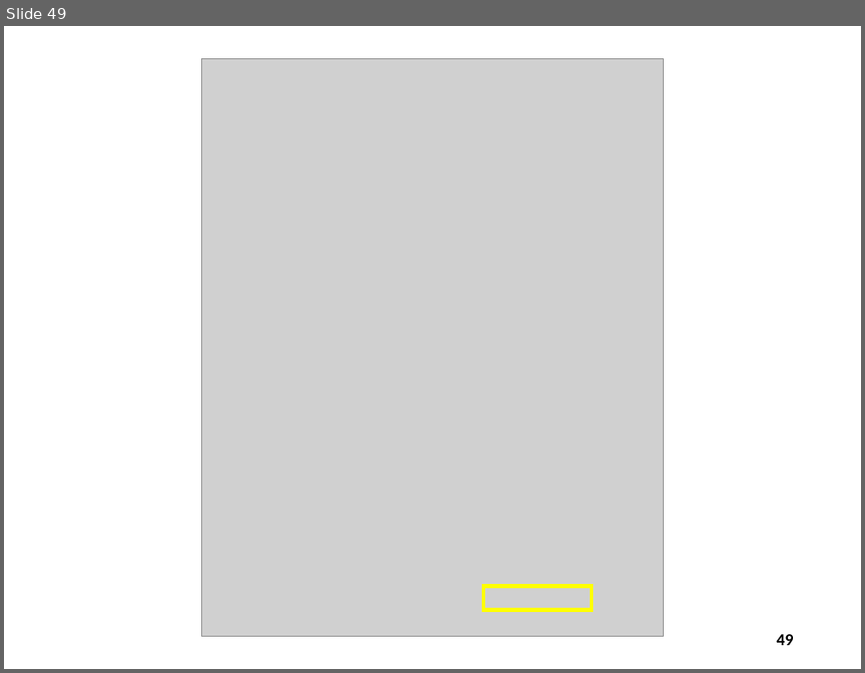
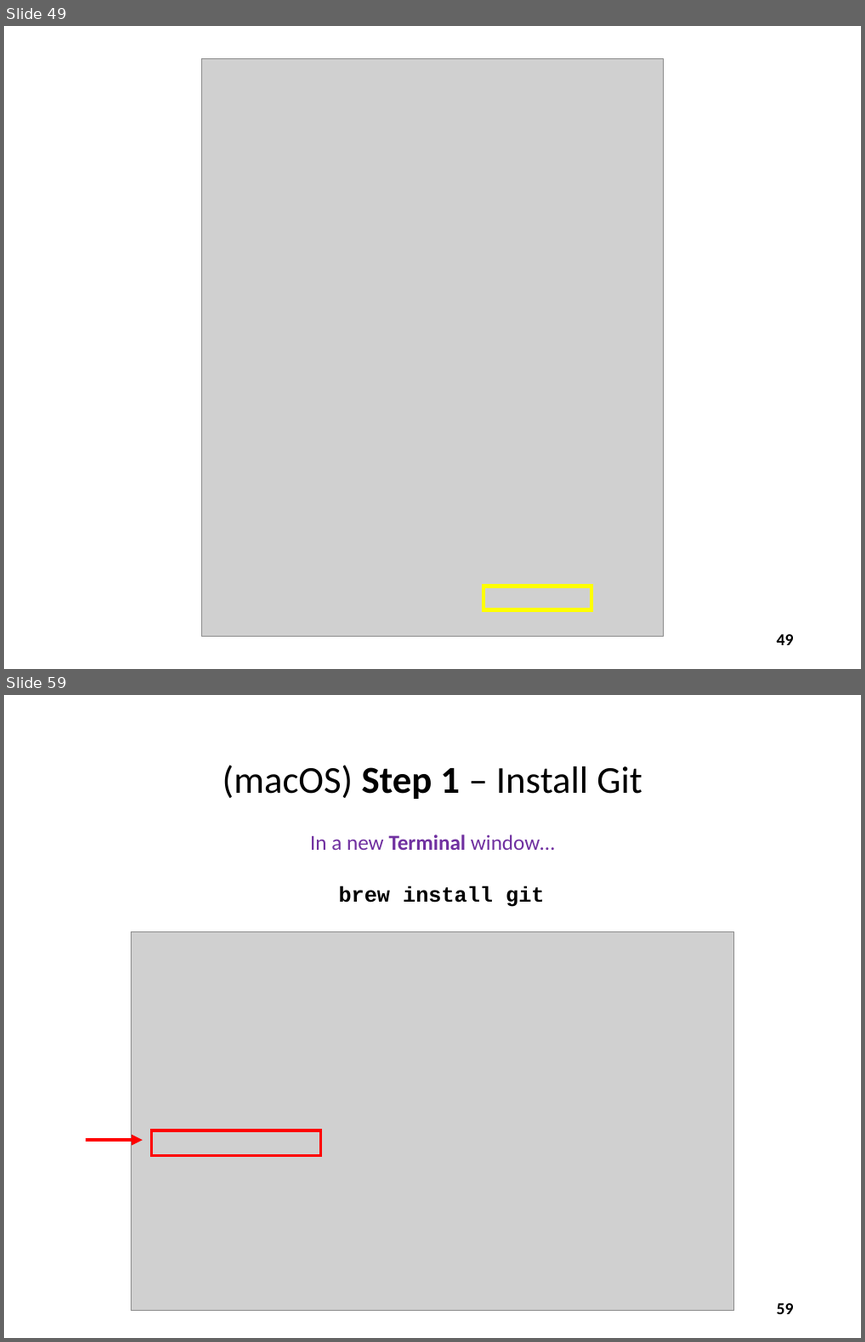
Before and after one commit to dbiersach/scicomp101, a slide deck: Session 01 - Introducing Scientific Computing/Session 01 - Introducing Scientific Computing.pptx. Shown one above the other, each under a label of ours: slide 49 before the commit, slides 49 and 59 after it; the slides between them are not shown. The pictures are 865x673 and 865x1342 pixels, drawn with LibreOffice and Linux fonts; fonts in the diff are those of the drawing; grey boxes stand for pictures. Boxes give left, top, right and bottom in pixels: in the first picture for what was removed or moved away, otherwise in the second. Text is boxed around its words. In the diff, an @@ line names an element or a change of style, - is before the commit and + after.

Commit message:
Update install steps

```diff
--- a/Session 01 - Introducing Scientific Computing/Session 01 - Introducing Scientific Computing.pptx
+++ b/Session 01 - Introducing Scientific Computing/Session 01 - Introducing Scientific Computing.pptx
@@ slide 59 added at box(4, 695, 861, 1338), background #FFFFFF @@
@@ title added at box(222, 765, 642, 799), 32 pt, text #000000 @@
+(macOS) Step 1 – Install Git
@@ text added at box(310, 834, 555, 850), 18 pt, text #7030A0 @@
+In a new Terminal window…
@@ text added at box(339, 886, 544, 907), 18 pt, text #000000, bold @@
+brew install git
@@ picture added at box(131, 931, 734, 1310) @@
@@ arrow added from (86, 1140) to (143, 1140), #FF0000 3 pt @@
@@ rectangle added at box(151, 1130, 320, 1155), outline #FF0000 2.25 pt @@
@@ page number added at box(777, 1303, 794, 1314), 14 pt, text #000000, bold @@
+59
```
Also in this commit, not shown: 15 slides changed, 1 other slide added.
